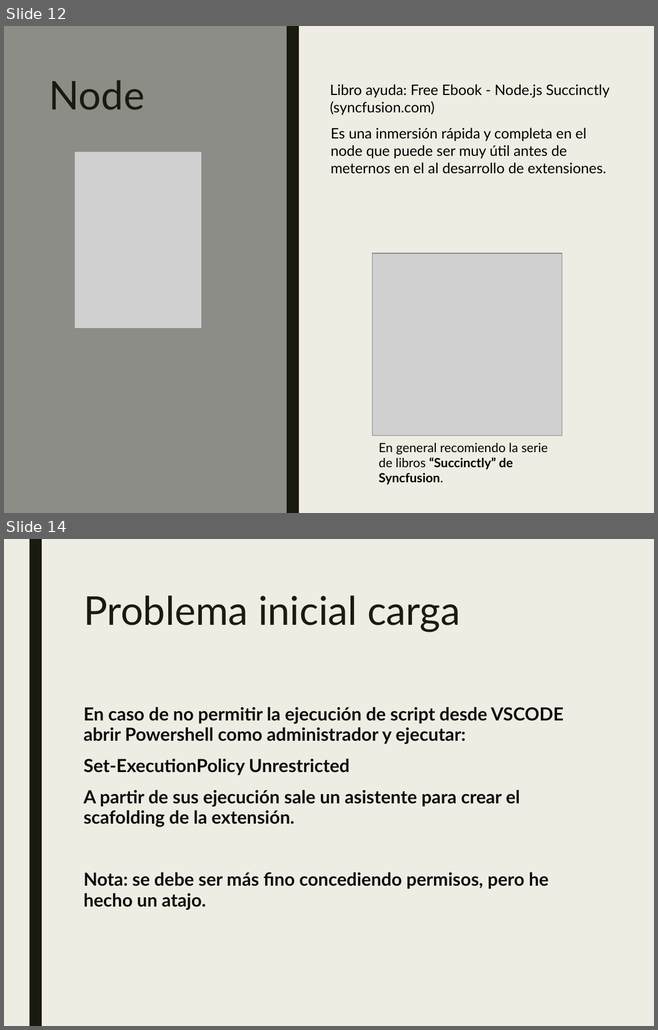
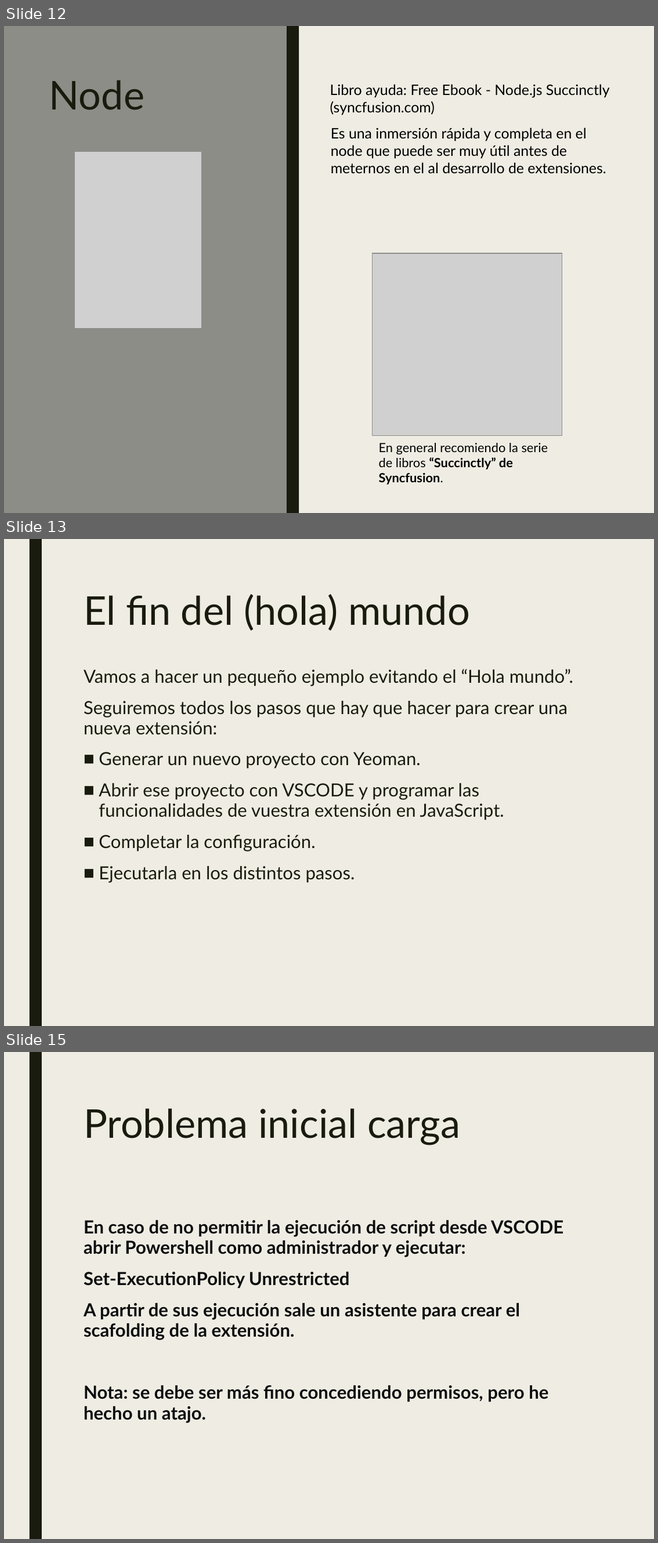
Before and after one commit to JalmarazMartn/dotnetrioja1, a slide deck: VSCODE Extensiones.ppt. Shown one above the other, each under a label of ours: slides 12 and 14 before the commit, slides 12, 13 and 15 after it; the slides between them are not shown. The pictures are 658x1030 and 658x1543 pixels, drawn with LibreOffice and Linux fonts; fonts in the diff are those of the drawing; grey boxes stand for pictures. Boxes give left, top, right and bottom in pixels: in the first picture for what was removed or moved away, otherwise in the second. Text is boxed around its words. In the diff, an @@ line names an element or a change of style, - is before the commit and + after.

```diff
--- a/VSCODE Extensiones.ppt
+++ b/VSCODE Extensiones.ppt
@@ slide 13 added at [4,539,654,1026], background #EFEDE3; not listed: 1 template element that a slide beside it also shows @@
@@ title added at [83,594,470,631], 44 pt, text #191B0E @@
+El fin del (hola) mundo
@@ text added at [83,669,573,883], 20 pt, text #191B0E @@
+Vamos a hacer un pequeño ejemplo evitando el “Hola mundo”.
+Seguiremos todos los pasos que hay que hacer para crear una nueva extensión:
+■ Generar un nuevo proyecto con Yeoman.
+■ Abrir ese proyecto con VSCODE y programar las funcionalidades de vuestra extensión en JavaScript.
+■ Completar la configuración.
+■ Ejecutarla en los distintos pasos.
@@ what was slide 14 is now slide 15 @@
```
Also in this commit, not shown: 1 slide changed.
